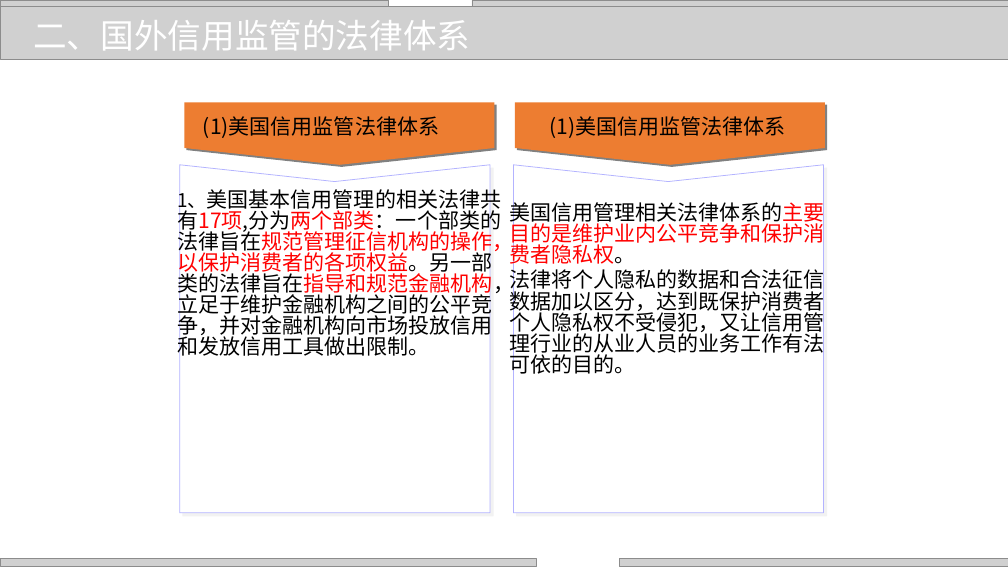
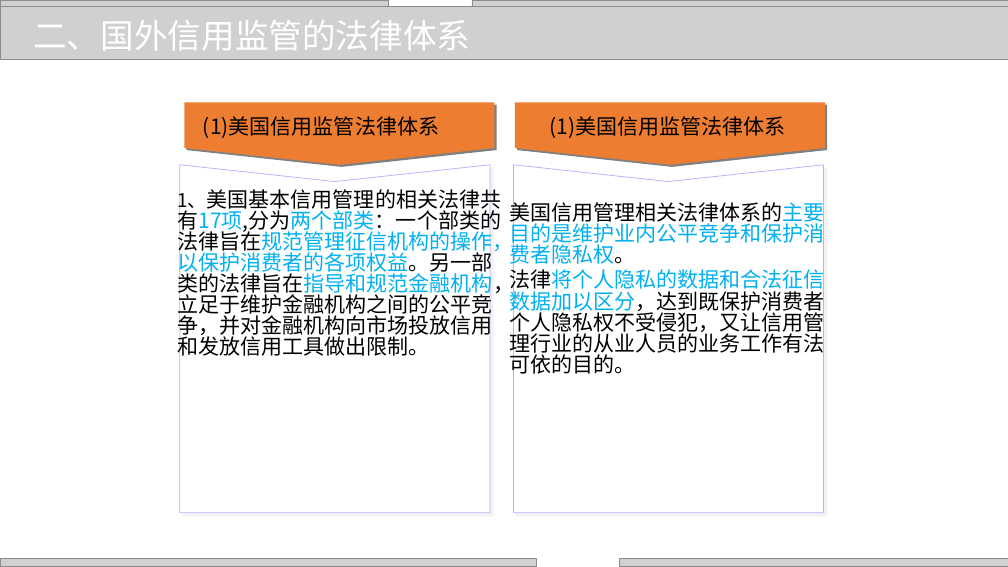
Before and after one commit to zhangjianzhang/internet_credit, a slide deck: slide 6 of files/slides/lecture_25.pptx. Drawn at 1008x567 pixels with LibreOffice and Linux fonts; fonts in the diff are those of the drawing; grey boxes stand for pictures; background and template pictures are left out. Boxes give left, top, right and bottom in pixels: in the first picture for what was removed or moved away, otherwise in the second. Text is boxed around its words. In the diff, an @@ line names an element or a change of style, - is before the commit and + after.

```diff
--- a/files/slides/lecture_25.pptx
+++ b/files/slides/lecture_25.pptx
@@ text "1、美国基本信用管理的相关法律共有17项,分为两个部类：一个部类的法律旨在规范管理征信机构的操作，以保护消费者的各项权益 ..." at (177,187,514,359): text colour #FF0000 to #00B0F0 in "1、美国基本信用管理的相关法律共有17项,分为两个部类：一个部类的法律旨在规范管理征信机构的操作，以保护消费者的各项权益 ..." @@
@@ text "美国信用管理相关法律体系的主要目的是维护业内公平竞争和保护消费者隐私权。" at (509,199,825,377): text colour #FF0000 to #00B0F0 in "美国信用管理相关法律体系的主要目的是维护业内公平竞争和保护消费者隐私权。"; text colour #000000 to #00B0F0 in "法律将个人隐私的数据和合法征信数据加以区分，达到既保护消费者个人隐私权不受侵犯，又让信用管理行业的从业人员的业务工作有法 ..." @@
```
Also in this commit, not shown: 4 other slides changed, 17 other files.
